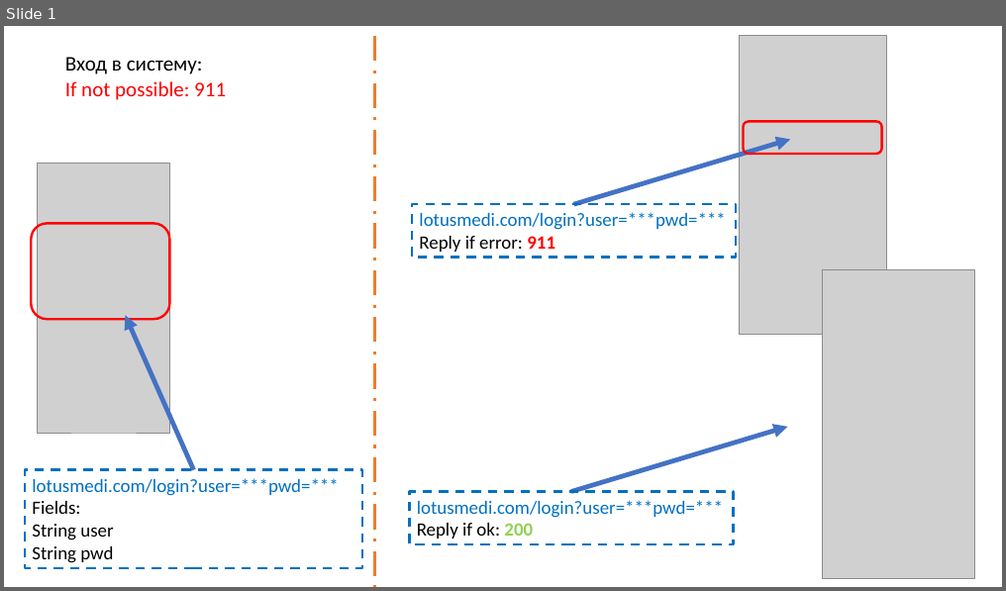
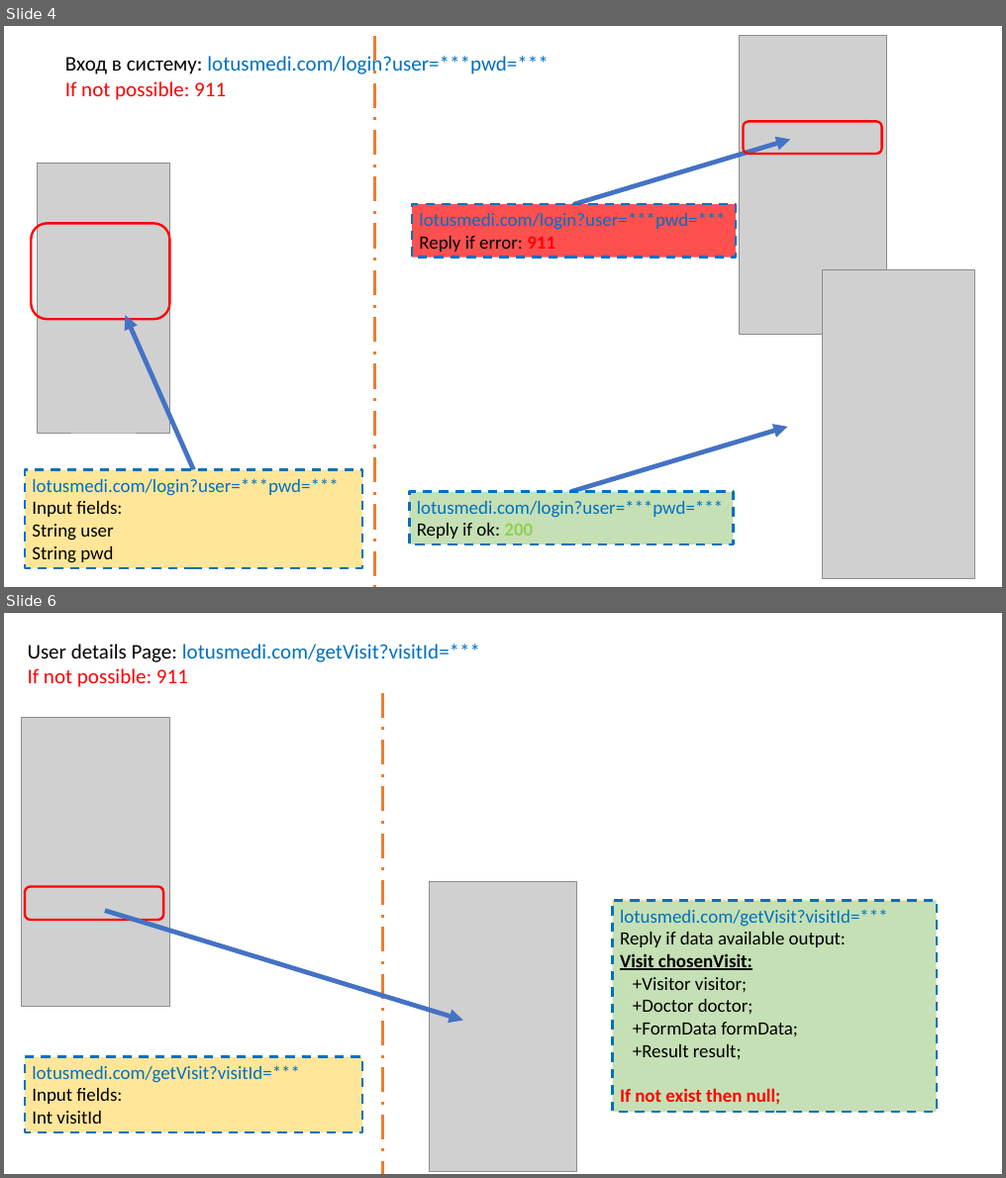
Before and after one commit to MarinaPak108/lotus, a slide deck: scenarioFlowChart.pptx. Shown one above the other, each under a label of ours: slide 1 before the commit, slides 4 and 6 after it; the slides between them are not shown. The pictures are 1006x591 and 1006x1178 pixels, drawn with LibreOffice and Linux fonts; fonts in the diff are those of the drawing; grey boxes stand for pictures. Boxes give left, top, right and bottom in pixels: in the first picture for what was removed or moved away, otherwise in the second. Text is boxed around its words. In the diff, an @@ line names an element or a change of style, - is before the commit and + after.

```diff
--- a/scenarioFlowChart.pptx
+++ b/scenarioFlowChart.pptx
@@ slide 6 added at [4, 613, 1002, 1174], background #FFFFFF @@
@@ text added at [28, 644, 480, 687], 20 pt, text #0070C0 @@
+User details Page: lotusmedi.com/getVisit?visitId=***
+If not possible: 911
@@ line added from (383, 693) to (383, 1174), #ED7D31 3 pt dashed @@
@@ picture added at [21, 717, 169, 1007] @@
@@ rounded rectangle added at [25, 887, 163, 920], outline #FF0000 2.25 pt @@
@@ picture added at [430, 881, 577, 1171] @@
@@ rectangle added at [613, 900, 937, 1112], fill #C5E0B4, outline #0070C0 2.25 pt dashed, 18 pt, text #000000 @@
+lotusmedi.com/getVisit?visitId=***
+Reply if data available output:
+Visit chosenVisit:
++Visitor visitor;
++Doctor doctor;
++FormData formData;
++Result result;
+If not exist then null;
@@ arrow added from (105, 911) to (463, 1020), #4472C4 4.5 pt @@
@@ rectangle added at [25, 1057, 362, 1133], fill #FFE699, outline #0070C0 2.25 pt dashed, 18 pt, text #0070C0 @@
+lotusmedi.com/getVisit?visitId=***
+Input fields:
+Int visitId
@@ what was slide 1 is now slide 4 @@
@@ slide 4 changed as well @@
@@ text at [65, 54, 548, 75]: text changed; text colour #000000 to #0070C0 @@
-Вход в систему:
+Вход в систему: lotusmedi.com/login?user=***pwd=***
@@ rectangle "lotusmedi.com/login?user=***pwd=***" at [412, 204, 737, 258]: fill none to #FF5050 @@
@@ rectangle "lotusmedi.com/login?user=***pwd=***" at [25, 470, 362, 568]: fill none to #FFE699 @@
@@ rectangle "lotusmedi.com/login?user=***pwd=***" at [410, 491, 734, 545]: fill none to #C5E0B4 @@
@@ text in rectangle at [32, 501, 122, 517]: text changed @@
-Fields:
+Input fields:
```
Also in this commit, not shown: 1 other slide changed, 9 other slides added, 1 other file.
